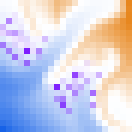
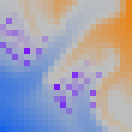
Before/after of a 132 x 132 layered artwork. What changed in the layer stack:
painted on "Layer 8" over [0, 0, 132, 132]
